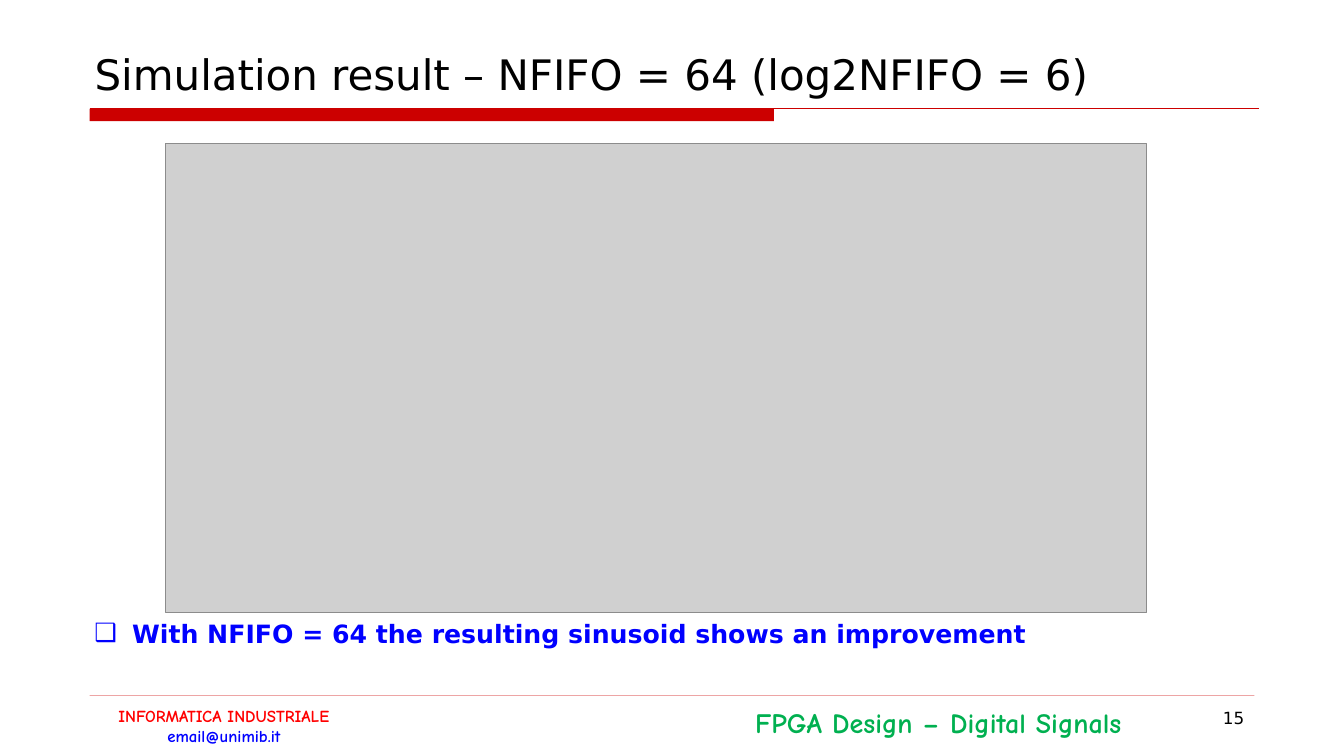
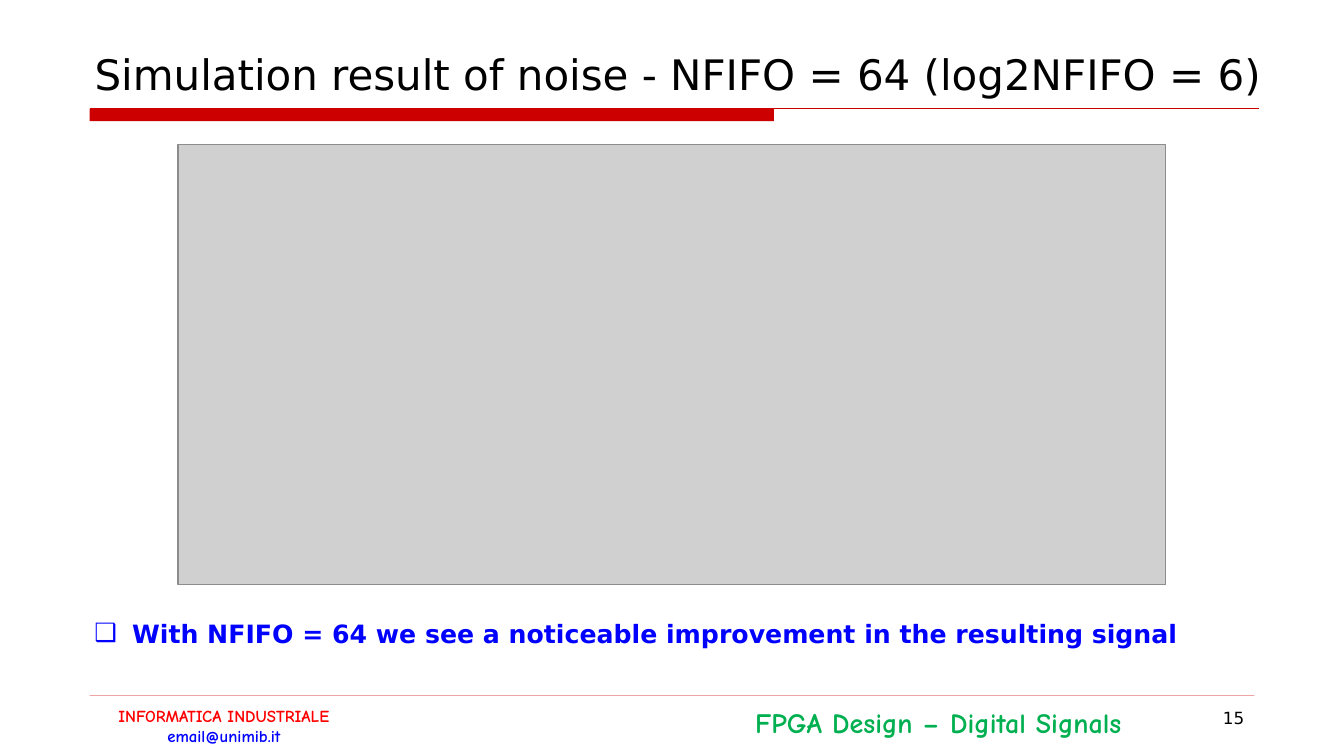
Before and after one commit to LorenzoPinaUnimib/InformaticaIndustriale, a slide deck: slide 15 of Documentazione.pptx. Drawn at 1344x756 pixels with LibreOffice and Linux fonts; fonts in the diff are those of the drawing; grey boxes stand for pictures; background and template pictures are left out. Boxes give left, top, right and bottom in pixels: in the first picture for what was removed or moved away, otherwise in the second. Text is boxed around its words. In the diff, an @@ line names an element or a change of style, - is before the commit and + after.

```diff
--- a/Documentazione.pptx
+++ b/Documentazione.pptx
@@ title at box(95, 58, 1261, 99): text changed @@
-Simulation result – NFIFO = 64 (log2NFIFO = 6)
+Simulation result of noise - NFIFO = 64 (log2NFIFO = 6)
@@ picture: place and size @@
-picture at box(166, 143, 1147, 613)
+picture at box(178, 145, 1167, 585)
@@ text at box(132, 624, 1177, 649): text changed @@
-❑ With NFIFO = 64 the resulting sinusoid shows an improvement
+❑ With NFIFO = 64 we see a noticeable improvement in the resulting signal
```
Also in this commit, not shown: 11 other slides changed, 2 slides added, 2 slides removed, 1 other file.
